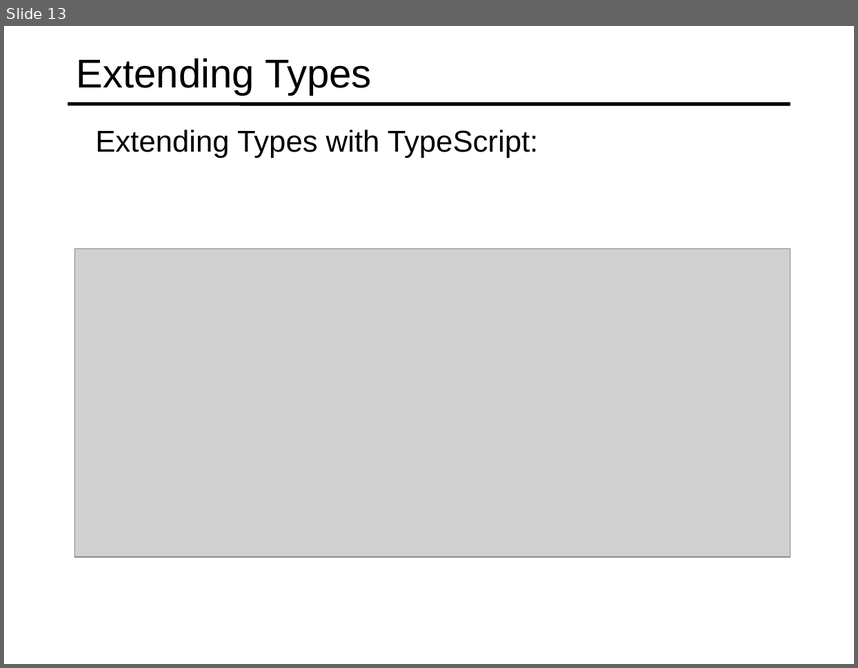
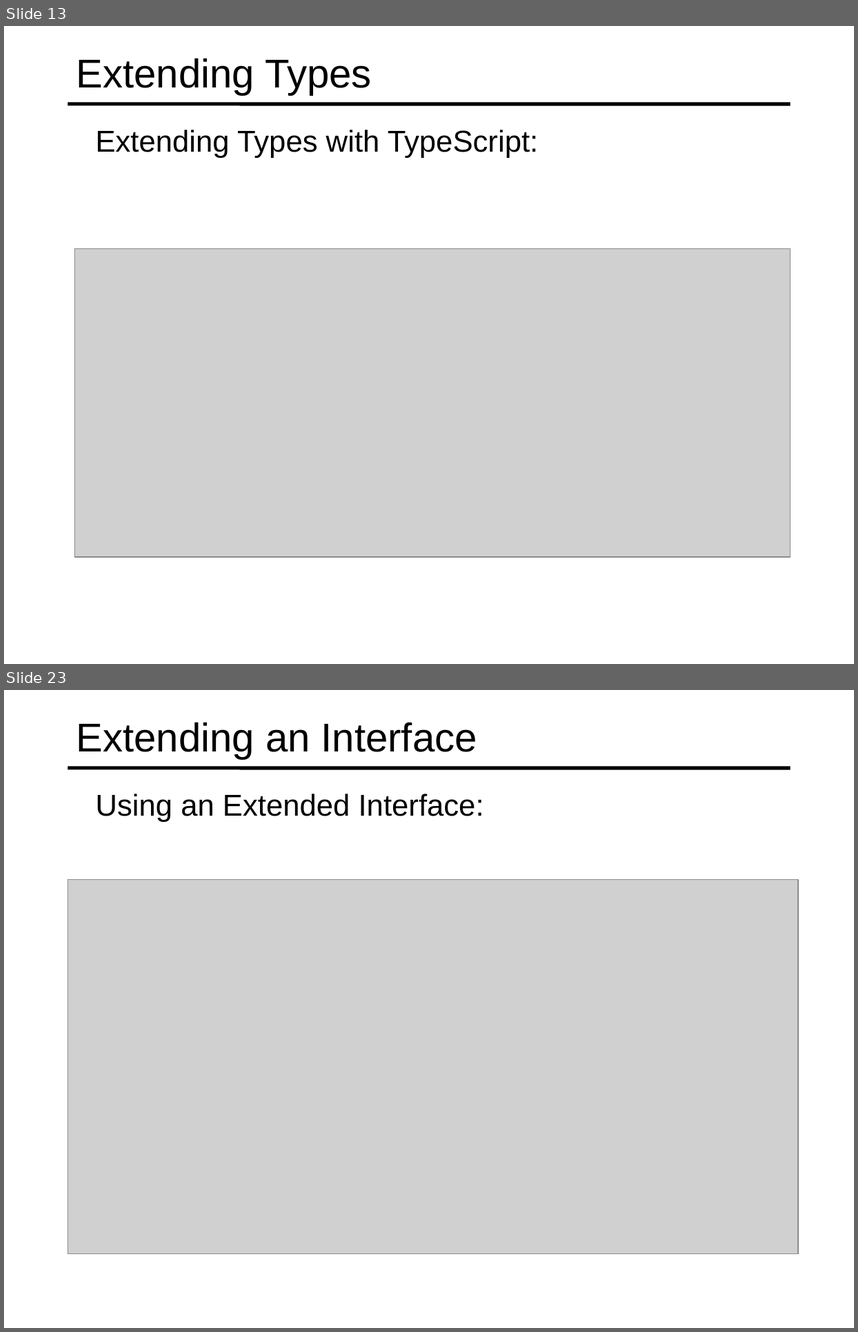
Before and after one commit to specter01wj/Jago_Link_Training, a slide deck: Angular/Angular7/TypeScript Fundamentals/3.Classes and Interfaces/L3_Classes and Interfaces.ppt. Shown one above the other, each under a label of ours: slide 13 before the commit, slides 13 and 23 after it; the slides between them are not shown. The pictures are 858x668 and 858x1332 pixels, drawn with LibreOffice and Linux fonts; fonts in the diff are those of the drawing; grey boxes stand for pictures. Boxes give left, top, right and bottom in pixels: in the first picture for what was removed or moved away, otherwise in the second. Text is boxed around its words. In the diff, an @@ line names an element or a change of style, - is before the commit and + after.

```diff
--- a/Angular/Angular7/TypeScript Fundamentals/3.Classes and Interfaces/L3_Classes and Interfaces.ppt
+++ b/Angular/Angular7/TypeScript Fundamentals/3.Classes and Interfaces/L3_Classes and Interfaces.ppt
@@ slide 23 added at (4,690,854,1328), background #FFFFFF; not listed: 1 template element that a slide beside it also shows @@
@@ title added at (76,722,477,759), 34 pt, text #000000 @@
+Extending an Interface
@@ text added at (96,793,484,822), 25.5 pt, text #000000 @@
+  Using an Extended Interface:
@@ picture added at (67,880,798,1254) @@
```
Also in this commit, not shown: 1 slide changed, 9 other slides added, 16 slides removed.
